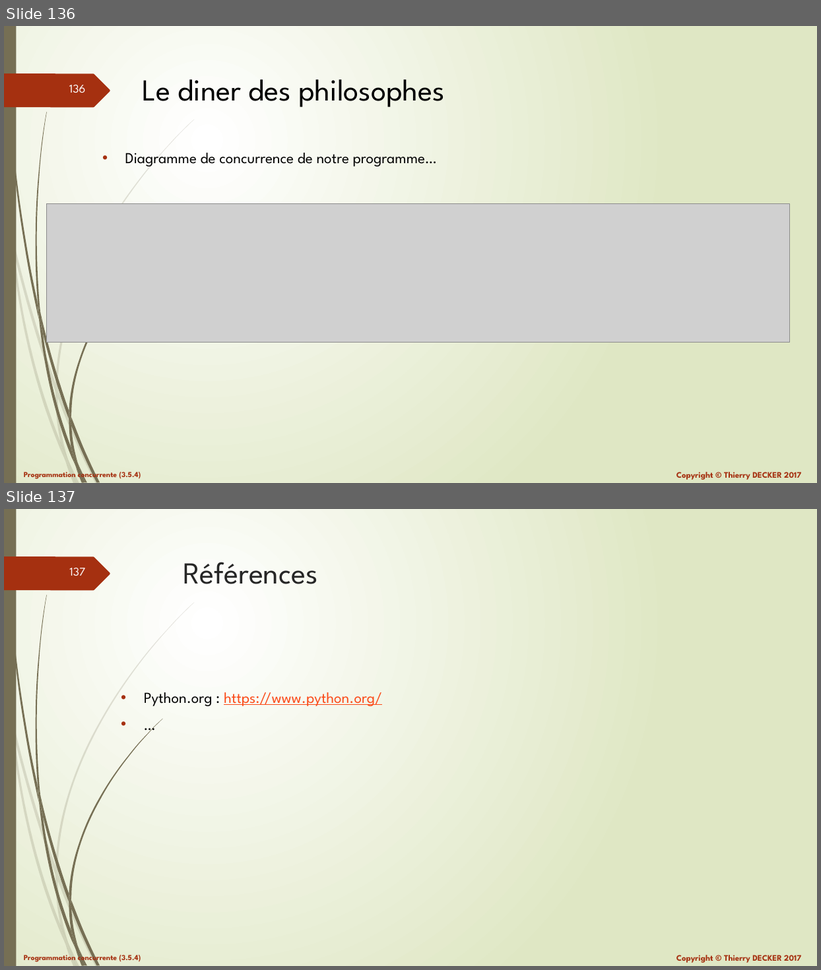
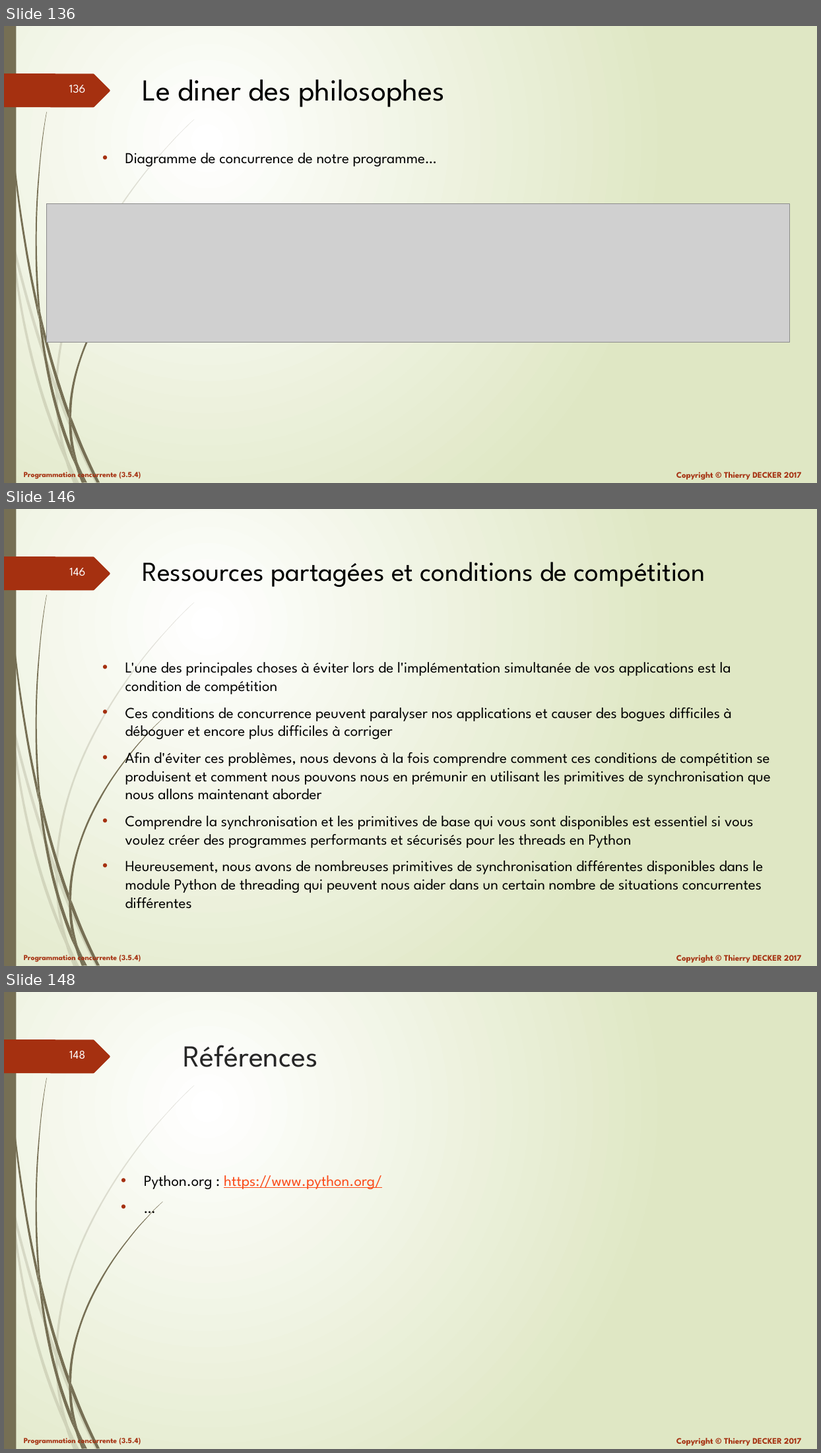
Before and after one commit to VikmanTheRacoon/learning-python, a slide deck: documentations/python-103.pptx. Shown one above the other, each under a label of ours: slides 136 and 137 before the commit, slides 136, 146 and 148 after it; the slides between them are not shown. The pictures are 821x970 and 821x1453 pixels, drawn with LibreOffice and Linux fonts; fonts in the diff are those of the drawing; grey boxes stand for pictures. Boxes give left, top, right and bottom in pixels: in the first picture for what was removed or moved away, otherwise in the second. Text is boxed around its words. In the diff, an @@ line names an element or a change of style, - is before the commit and + after.

```diff
--- a/documentations/python-103.pptx
+++ b/documentations/python-103.pptx
@@ slide 146 added at bbox=[4, 509, 817, 966], background gradient #FFFFFF to #DFE8C4; not listed: 27 template elements that a slide beside it also shows @@
@@ title added at bbox=[142, 562, 706, 587], 32.4 pt, text #000000 @@
+Ressources partagées et conditions de compétition
@@ text added at bbox=[125, 662, 771, 909], 18 pt, text #000000 @@
+• L'une des principales choses à éviter lors de l'implémentation simultanée de vos applications est la condition de compétition
+• Ces conditions de concurrence peuvent paralyser nos applications et causer des bogues difficiles à déboguer et encore plus difficiles à corriger
+• Afin d'éviter ces problèmes, nous devons à la fois comprendre comment ces conditions de compétition se produisent et comment nous pouvons nous en prémunir en utilisant les primitives de synchronisation que nous allons maintenant aborder
+• Comprendre la synchronisation et les primitives de base qui vous sont disponibles est essentiel si vous voulez créer des programmes performants et sécurisés pour les threads en Python
+• Heureusement, nous avons de nombreuses primitives de synchronisation différentes disponibles dans le module Python de threading qui peuvent nous aider dans un certain nombre de situations concurrentes différentes
@@ what was slide 137 is now slide 148 @@
@@ page number at bbox=[69, 1051, 85, 1059]: text changed @@
-137
+148
```
Also in this commit, not shown: 10 other slides added, 1 other file.
